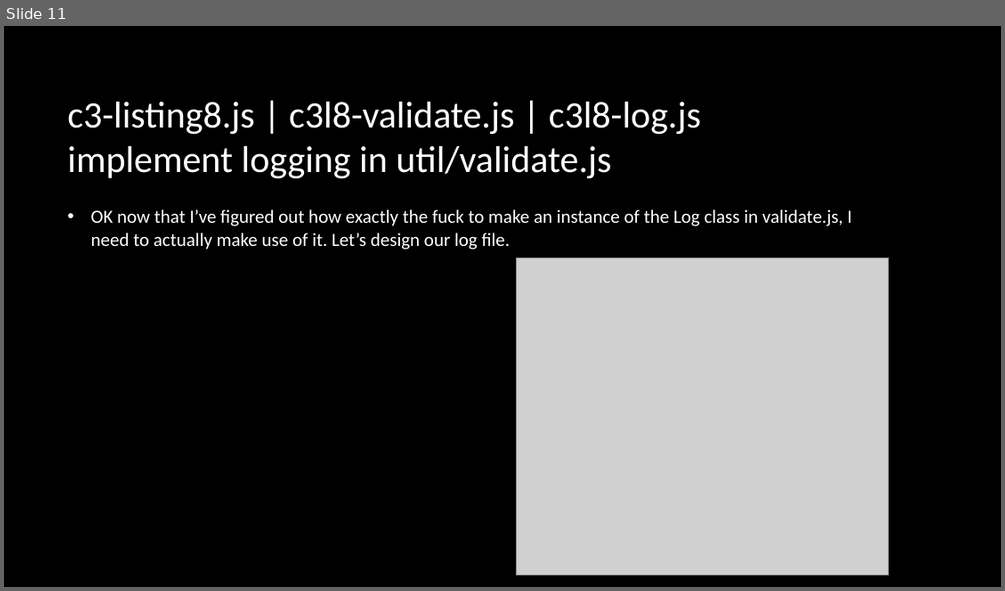
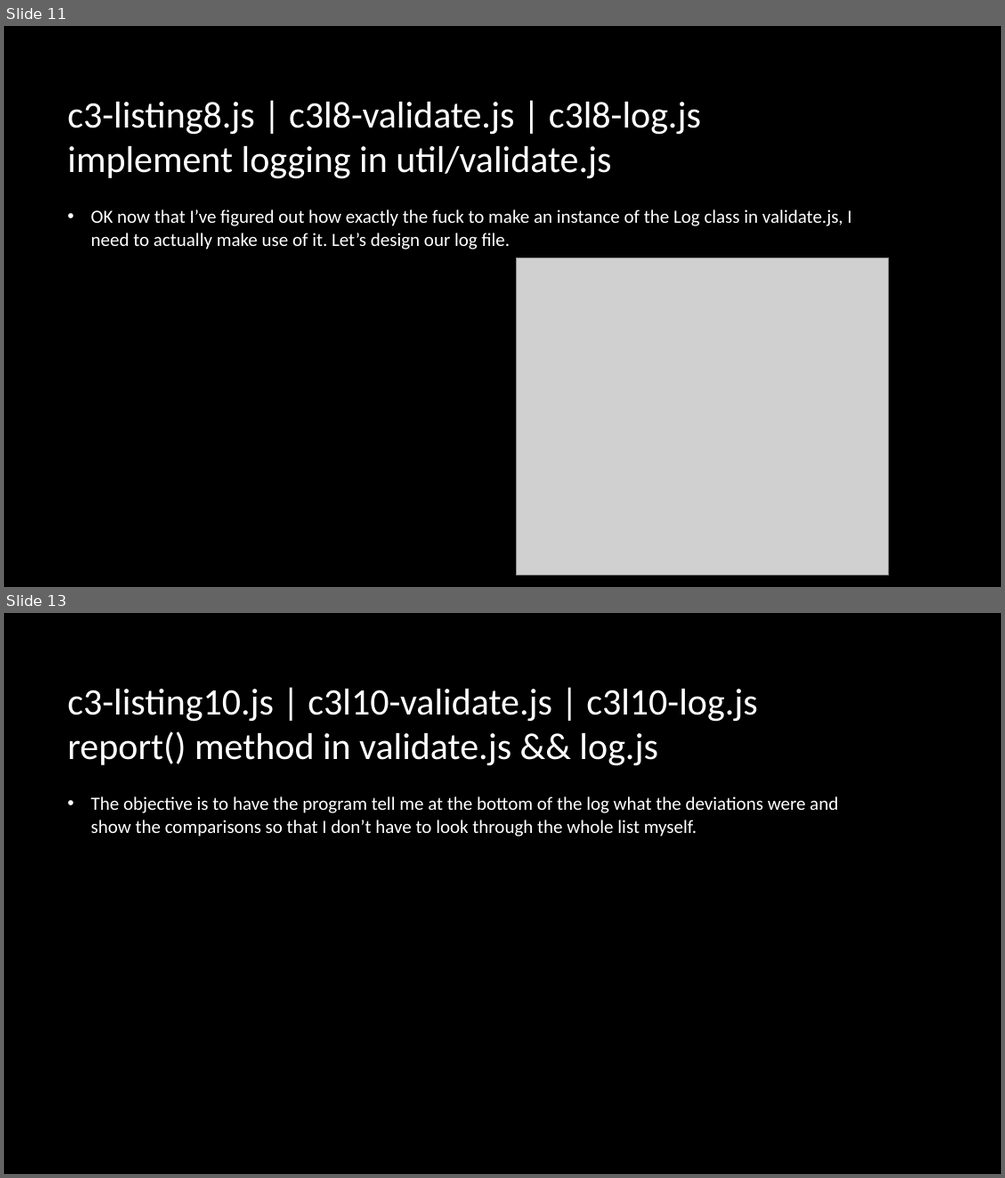
Before and after one commit to conduitl/csv_lesson, a slide deck: case3.pptx. Shown one above the other, each under a label of ours: slide 11 before the commit, slides 11 and 13 after it; the slides between them are not shown. The pictures are 1005x591 and 1005x1178 pixels, drawn with LibreOffice and Linux fonts; fonts in the diff are those of the drawing; grey boxes stand for pictures; background and template pictures are left out. Boxes give left, top, right and bottom in pixels: in the first picture for what was removed or moved away, otherwise in the second. Text is boxed around its words. In the diff, an @@ line names an element or a change of style, - is before the commit and + after.

Commit message:
Added new listings

```diff
--- a/case3.pptx
+++ b/case3.pptx
@@ slide 13 added at (4, 613, 1001, 1174), background picture (left out) @@
@@ title added at (67, 689, 757, 766), 36 pt, text #FFFFFF @@
+c3-listing10.js | c3l10-validate.js | c3l10-log.js
+report() method in validate.js && log.js
@@ text added at (91, 796, 838, 836), 18 pt, text #FFFFFF @@
+• The objective is to have the program tell me at the bottom of the log what the deviations were and show the comparisons so that I don’t have to look through the whole list myself.
```
Also in this commit, not shown: 1 other slide added, 7 other files.
